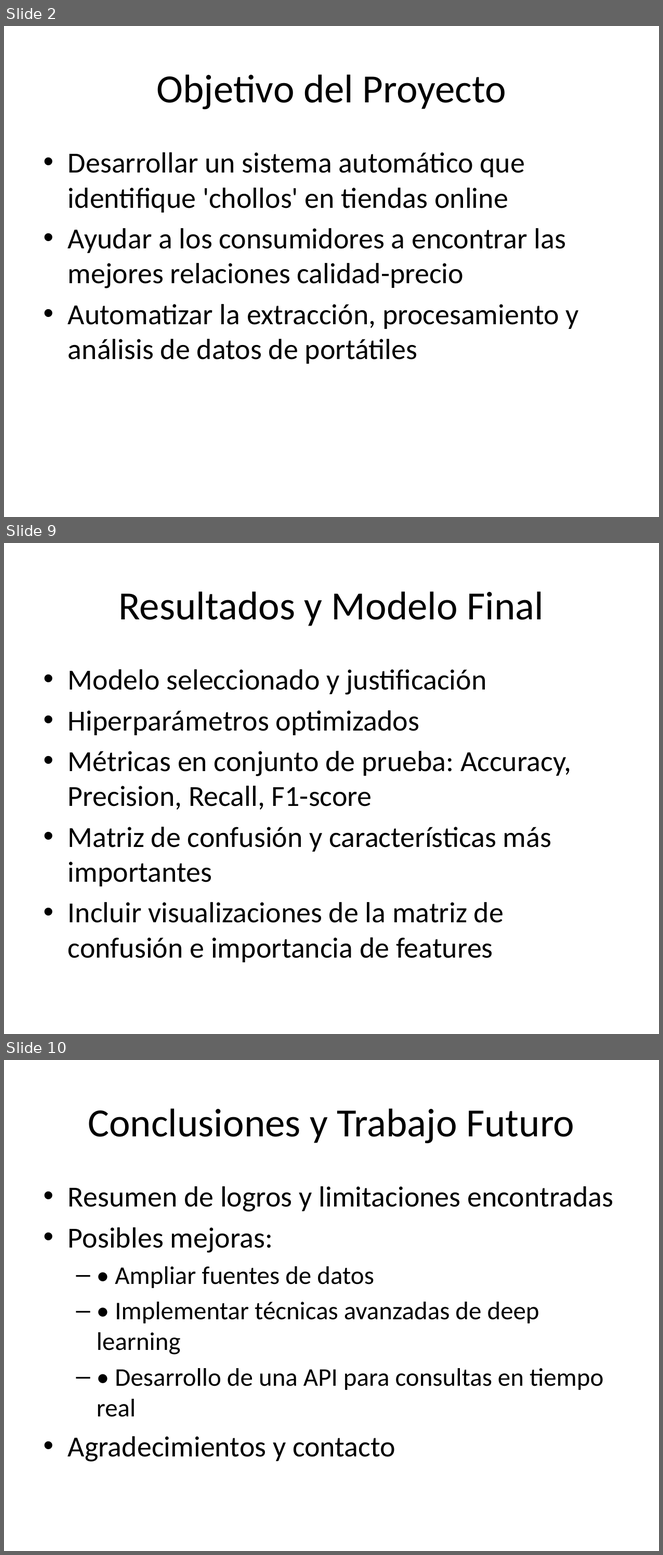
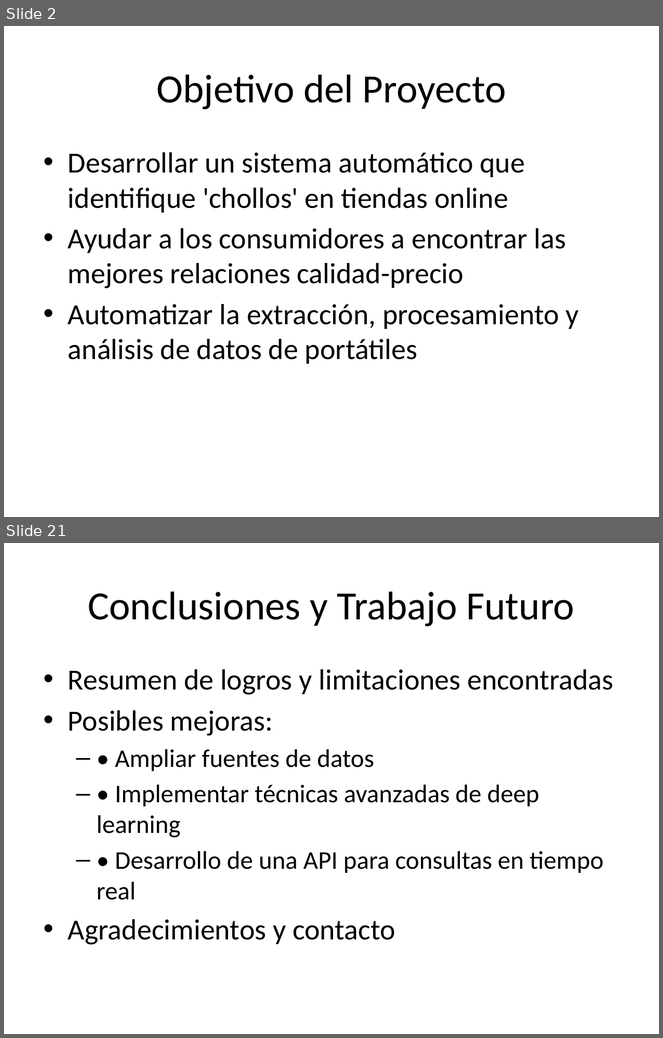
Before and after one commit to OlVeRaS94/PROYECTO-PIA-OFERTAS, a slide deck: presentacion_chollos.pptx. Shown one above the other, each under a label of ours: slides 2, 9 and 10 before the commit, slides 2 and 21 after it; the slides between them are not shown. The pictures are 663x1555 and 663x1038 pixels, drawn with LibreOffice and Linux fonts; fonts in the diff are those of the drawing. Boxes give left, top, right and bottom in pixels: in the first picture for what was removed or moved away, otherwise in the second. Text is boxed around its words. In the diff, an @@ line names an element or a change of style, - is before the commit and + after.

```diff
--- a/presentacion_chollos.pptx
+++ b/presentacion_chollos.pptx
@@ slide 9 removed at (4,543,659,1034), background #FFFFFF @@
@@ title removed at (118,591,544,626) @@
-Resultados y Modelo Final
@@ text removed at (68,669,571,963) @@
-• Modelo seleccionado y justificación
-• Hiperparámetros optimizados
-• Métricas en conjunto de prueba: Accuracy, Precision, Recall, F1-score
-• Matriz de confusión y características más importantes
-• Incluir visualizaciones de la matriz de confusión e importancia de features
@@ what was slide 10 is now slide 21 @@
```
Also in this commit, not shown: 3 slides changed, 16 slides added, 4 other slides removed.
